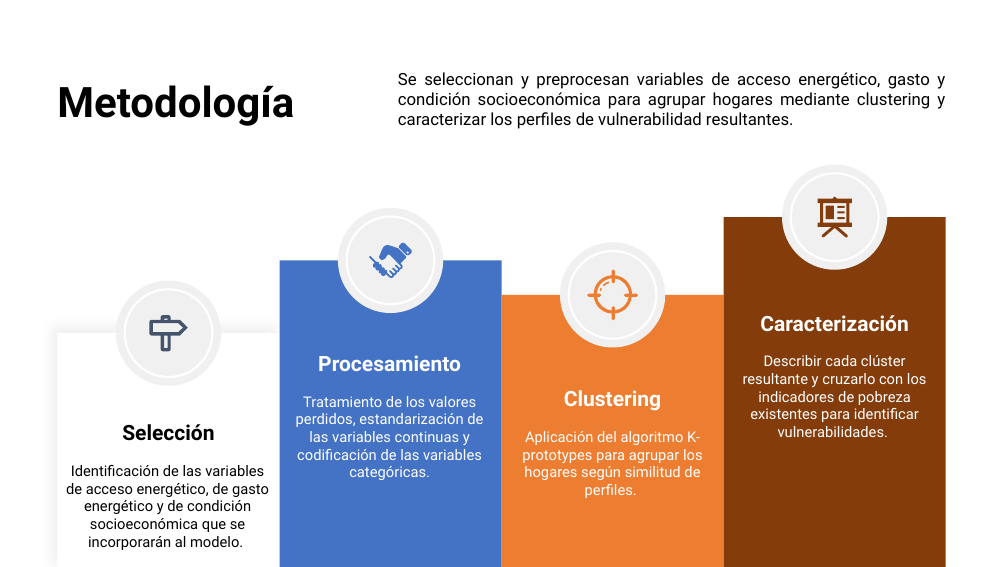
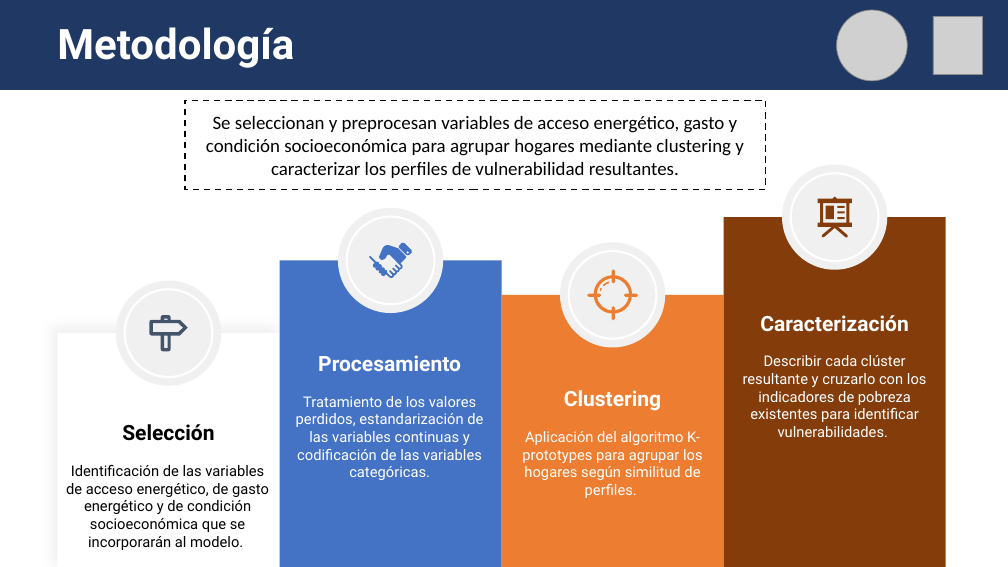
Before and after one commit to lucianoaltamirano435-rgb/Grupo_3_Trabajos_practicos, a slide deck: slide 4 of TPF/TP_final_Seminario_programacion_presentación_final.pptx. Drawn at 1008x567 pixels with LibreOffice and Linux fonts; fonts in the diff are those of the drawing; grey boxes stand for pictures. Boxes give left, top, right and bottom in pixels: in the first picture for what was removed or moved away, otherwise in the second. Text is boxed around its words. In the diff, an @@ line names an element or a change of style, - is before the commit and + after.

```diff
--- a/TPF/TP_final_Seminario_programacion_presentación_final.pptx
+++ b/TPF/TP_final_Seminario_programacion_presentación_final.pptx
@@ rectangle added at [0, 0, 1008, 89], fill #203864, outline #203864 1 pt @@
@@ text "Metodología": place and size @@
-text "Metodología" at [57, 85, 294, 126]
+text "Metodología" at [57, 27, 294, 68]
@@ text "Metodología" at [57, 27, 294, 68]: text colour #000000 to #FFFFFF @@
@@ picture added at [837, 10, 907, 81] @@
@@ picture added at [933, 16, 982, 74] @@
@@ rectangle "Se seleccionan y preprocesan variables ...": place and size @@
-rectangle "Se seleccionan y preprocesan variables ..." at [398, 72, 945, 129]
+rectangle "Se seleccionan y preprocesan variables ..." at [185, 101, 766, 190]
@@ rectangle "Se seleccionan y preprocesan variables ..." at [185, 101, 766, 190]: size 16 to 18 pt, font Roboto to Calibri; alignment justified to centre; vertical alignment top to middle; outline none to #000000 1.5 pt dashed @@
```
Also in this commit, not shown: 8 other slides changed, 1 slide removed.
